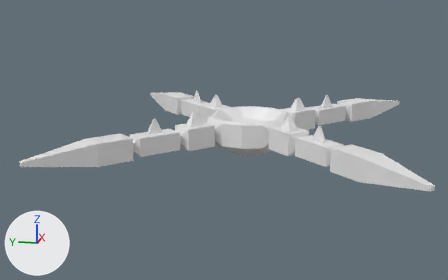
The FBX model Assets/Models/claw_hand.fbx, before and after one commit.
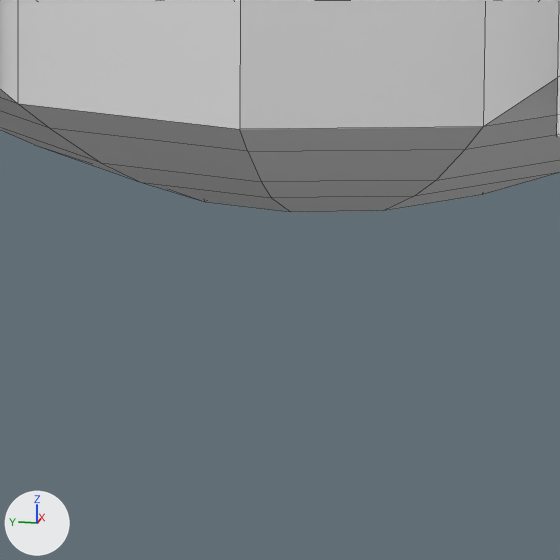
There are two pictures of each version: one whole from a camera (50 mm lens) standing at (-2.642, -0.415, 0.592) and looking at (-0.03, 0.107, -0.061), one close up on the part from 49% to 60% of the width and 49% to 66% of the height. Lighting does not change. The marker at lower left points along +X, +Y and +Z. The close-ups show mesh edges as thin lines.

Script lines for the objects in view, before the commit:
```python
me_cube = bpy.data.meshes.new('Cube')
me_cube.from_pydata(...)  # 518 vertices, 516 faces; spans x -0.75..0.75, y -0.69..0.69, z -0.11..0.1
# faces by material slot: [84, 20, 28, 56, 204, 84, 40]
me_cube.materials.append(mat_clawfront)  # white #e7e7e7
me_cube.materials.append(mat_clawhole)  # white #e7e7e7
me_cube.materials.append(mat_clawbody)  # white #e7e7e7
me_cube.materials.append(mat_clawbottom)  # white #e7e7e7
me_cube.materials.append(mat_clawroots)  # white #e7e7e7
me_cube.materials.append(mat_clawtips)  # white #e7e7e7
me_cube.materials.append(mat_clawspikes)  # white #e7e7e7
ob_claw = bpy.data.objects.new('Claw', me_cube)
ob_claw.location = (0.0, 0.0, 0.0)
```
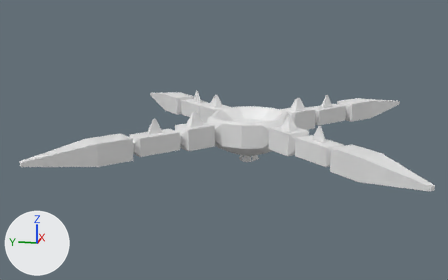
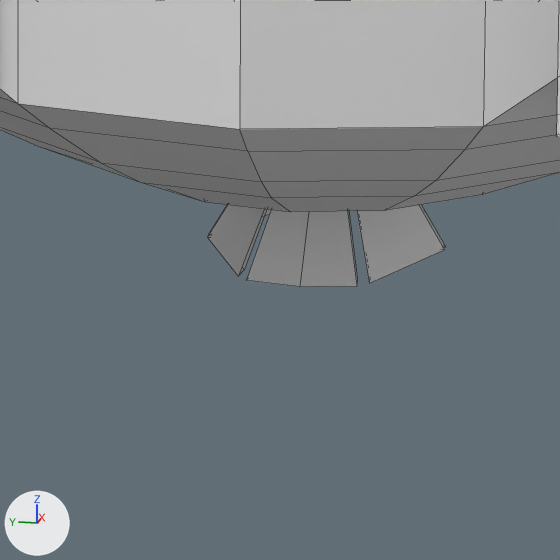
Patch to the scene script:
```diff
--- a/Assets/Models/claw_hand.fbx.py
+++ b/Assets/Models/claw_hand.fbx.py
@@ me_cube @@
 # used by ob_claw; location = (0.0, 0.0, 0.0)
-me_cube.from_pydata(...)  # 518 vertices, 516 faces; spans x -0.75..0.75, y -0.69..0.69, z -0.11..0.1
+me_cube.from_pydata(...)  # 606 vertices, 604 faces; spans x -0.75..0.75, y -0.69..0.69, z -0.15..0.1
+# me_cube part 1
+# 22 faces are deleted
+# 88 vertices are added at x -0.06..0.06, y -0.05..0.05, z -0.15..-0.1
+# 110 new faces join them, mat_clawfront (white #e7e7e7)
 me_cube.materials.append(mat_clawfront)
```

What differs and where, as boxes (x1, y1, x2, y2) in the close-ups (560 x 560 px):
'Claw', reshaped
    before: (0, 0, 560, 212)
    after: (0, 0, 560, 287)
part 1 of me_cube, built on
    after: (207, 204, 445, 287)
